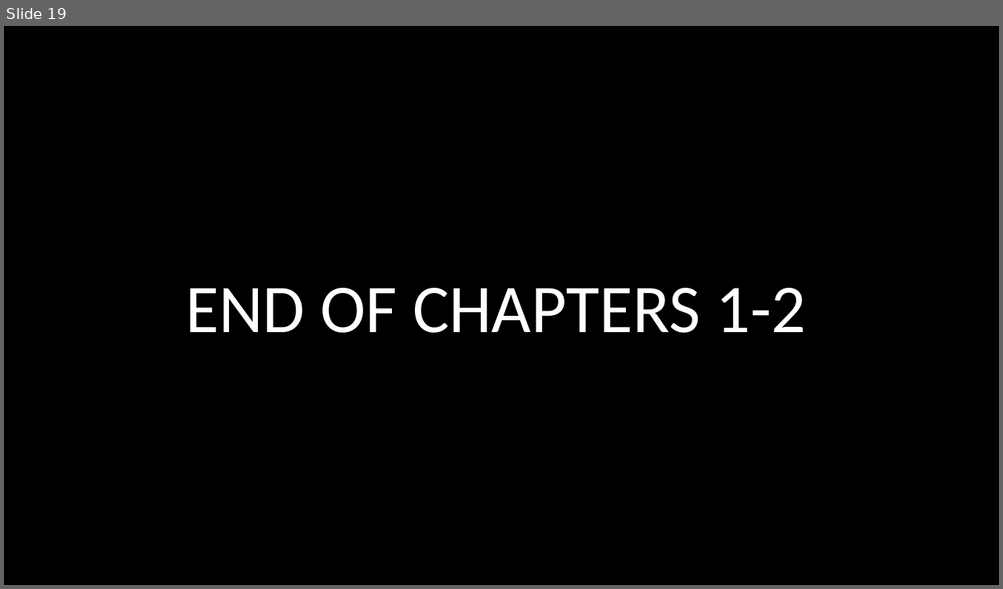
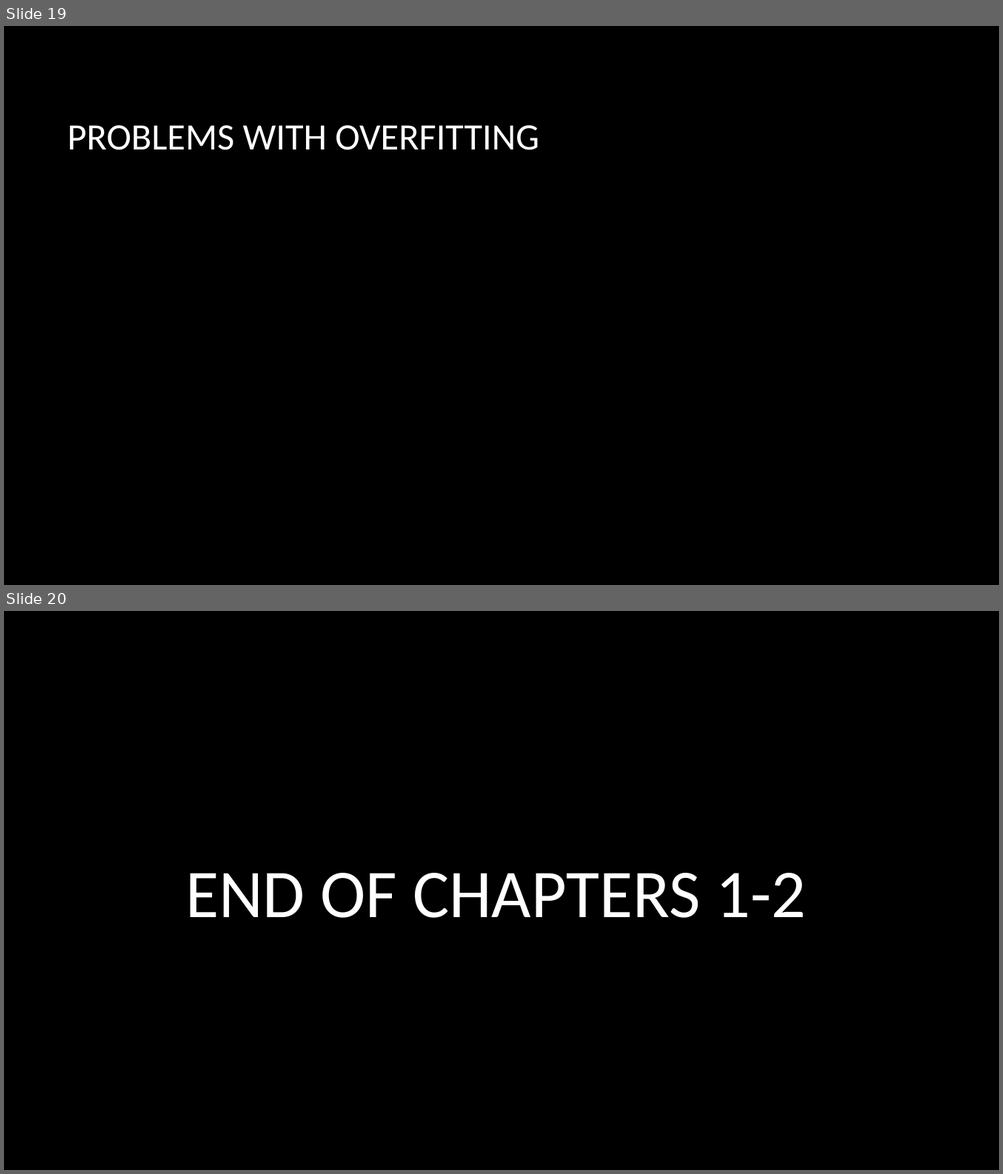
Before and after one commit to josiahcoad/IntroNeuralNetworks, a slide deck: Presentations/presentation_chapter1-2.pptx. Shown one above the other, each under a label of ours: slide 19 before the commit, slides 19 and 20 after it. The pictures are 1003x589 and 1003x1174 pixels, drawn with LibreOffice and Linux fonts; fonts in the diff are those of the drawing; background and template pictures are left out. Boxes give left, top, right and bottom in pixels: in the first picture for what was removed or moved away, otherwise in the second. Text is boxed around its words. In the diff, an @@ line names an element or a change of style, - is before the commit and + after.

```diff
--- a/Presentations/presentation_chapter1-2.pptx
+++ b/Presentations/presentation_chapter1-2.pptx
@@ slide 19 added at (x1=4, y1=26, x2=999, y2=585), background picture (left out) @@
@@ title added at (x1=68, y1=125, x2=539, y2=150), 36 pt, text #FFFFFF @@
+PROBLEMS WITH OVERFITTING
@@ what was slide 19 is now slide 20 @@
```
Also in this commit, not shown: 3 other files.
